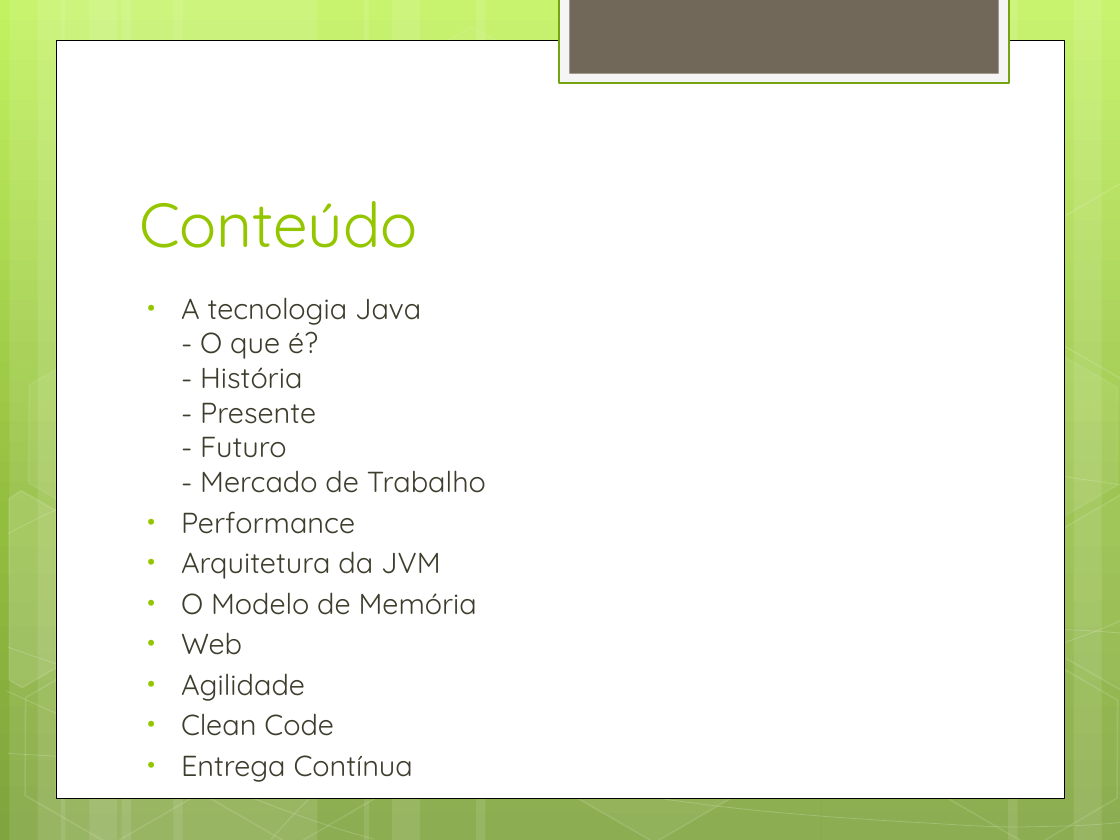
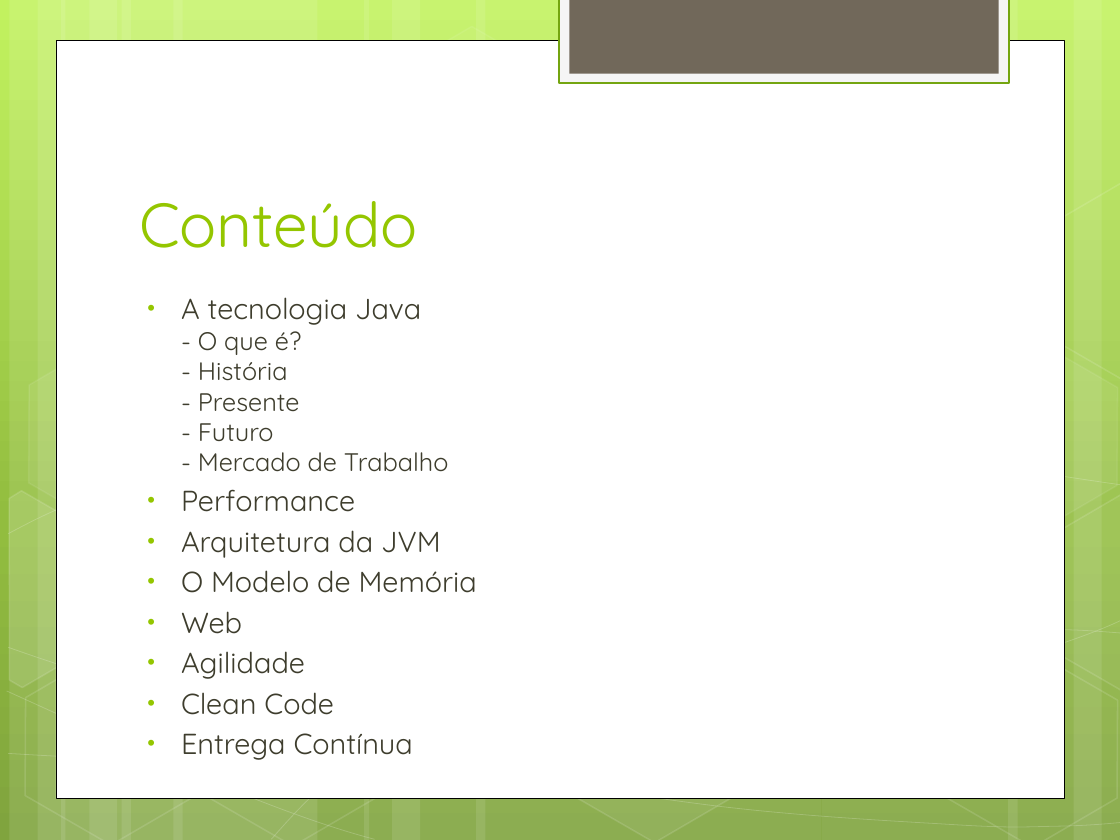
Before and after one commit to daividssilverio/altaperformance, a slide deck: slide 4 of doc/Alta Performance com Java.pptx. Drawn at 1120x840 pixels with LibreOffice and Linux fonts; fonts in the diff are those of the drawing. Boxes give left, top, right and bottom in pixels: in the first picture for what was removed or moved away, otherwise in the second. Text is boxed around its words. In the diff, an @@ line names an element or a change of style, - is before the commit and + after.

```diff
--- a/doc/Alta Performance com Java.pptx
+++ b/doc/Alta Performance com Java.pptx
@@ text at [181, 297, 448, 472]: size 18.6 to 16.3 pt in "- O que é? - História - ..." @@
```
Also in this commit, not shown: 5 other slides changed, 4 slides added, 4 slides removed.
